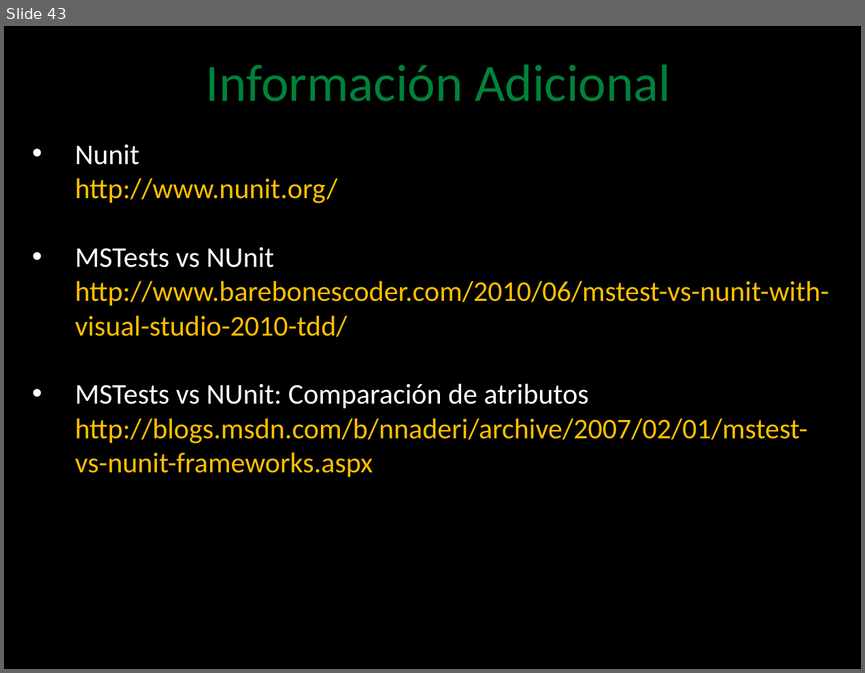
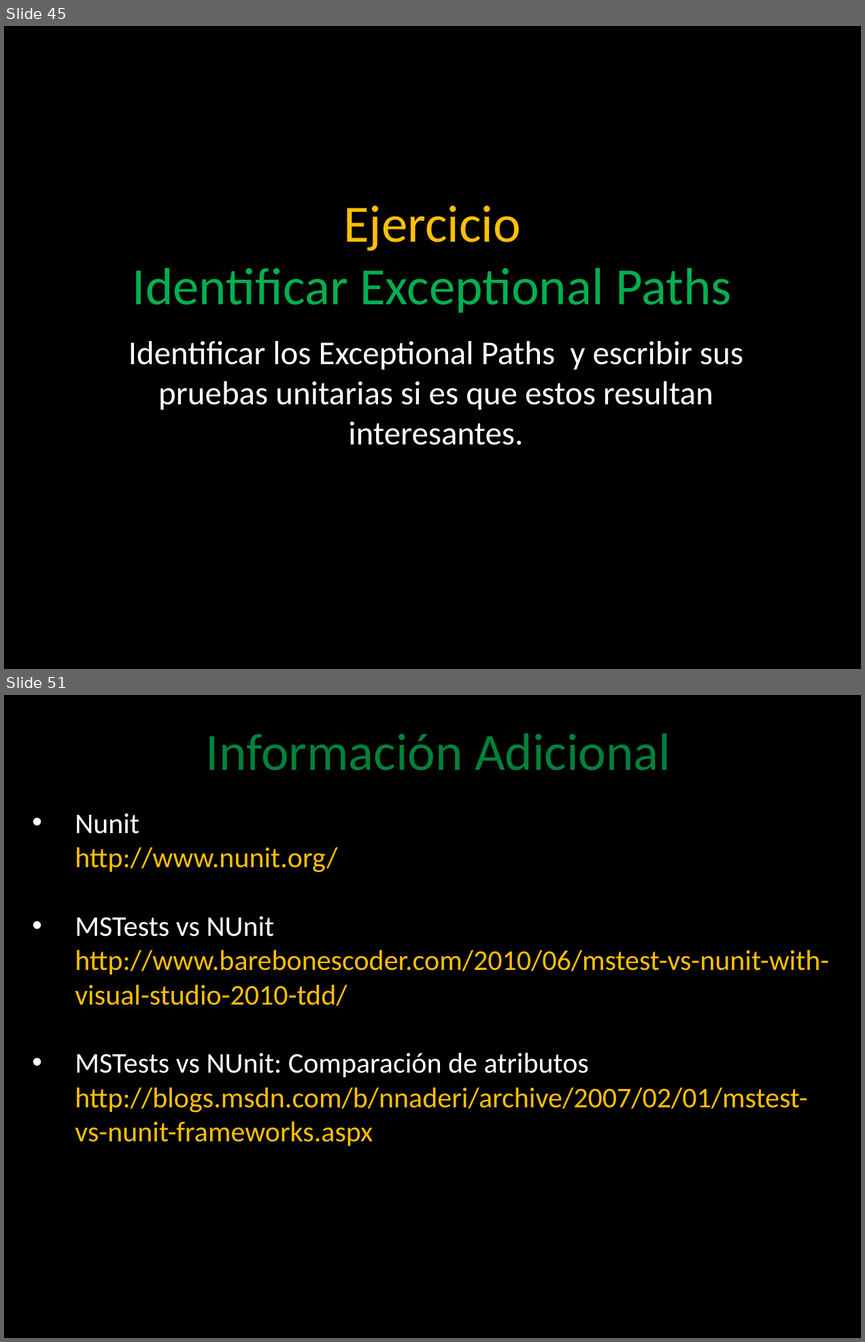
Before and after one commit to angelnunezsalazar/Test-Automation-NET, a slide deck: Diapositivas/Test Automation .NET.pptx. Shown one above the other, each under a label of ours: slide 43 before the commit, slides 45 and 51 after it; the slides between them are not shown. The pictures are 865x673 and 865x1342 pixels, drawn with LibreOffice and Linux fonts; fonts in the diff are those of the drawing; background and template pictures are left out. Boxes give left, top, right and bottom in pixels: in the first picture for what was removed or moved away, otherwise in the second. Text is boxed around its words. In the diff, an @@ line names an element or a change of style, - is before the commit and + after.

Commit message:
Nuevo Ejercicio: Técnicas y Prácticas al escribir Unit Tests

```diff
--- a/Diapositivas/Test Automation .NET.pptx
+++ b/Diapositivas/Test Automation .NET.pptx
@@ slide 45 added at <box>4,26,861,669</box>, background picture (left out) @@
@@ title added at <box>133,206,732,313</box>, 44 pt, text #00B050 @@
+Ejercicio
+Identificar Exceptional Paths
@@ text added at <box>128,341,743,445</box>, 28 pt, text #FFFFFF @@
+Identificar los Exceptional Paths y escribir sus pruebas unitarias si es que estos resultan interesantes.
@@ what was slide 43 is now slide 51 @@
```
Also in this commit, not shown: 5 slides changed, 12 other slides added, 5 slides removed, 45 other files.
